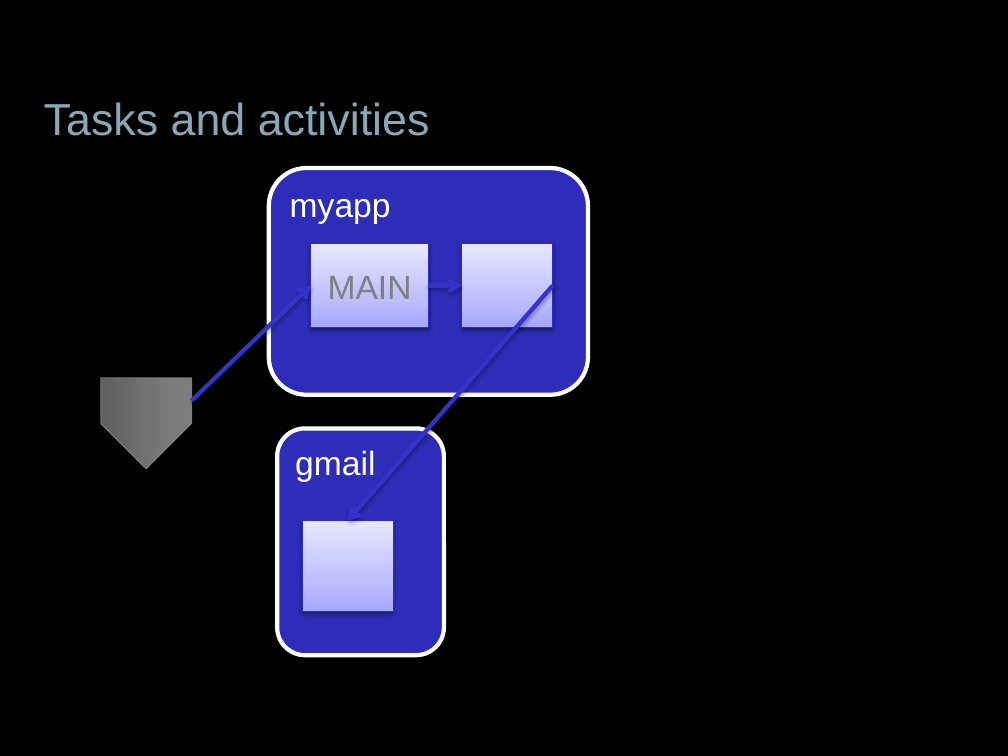
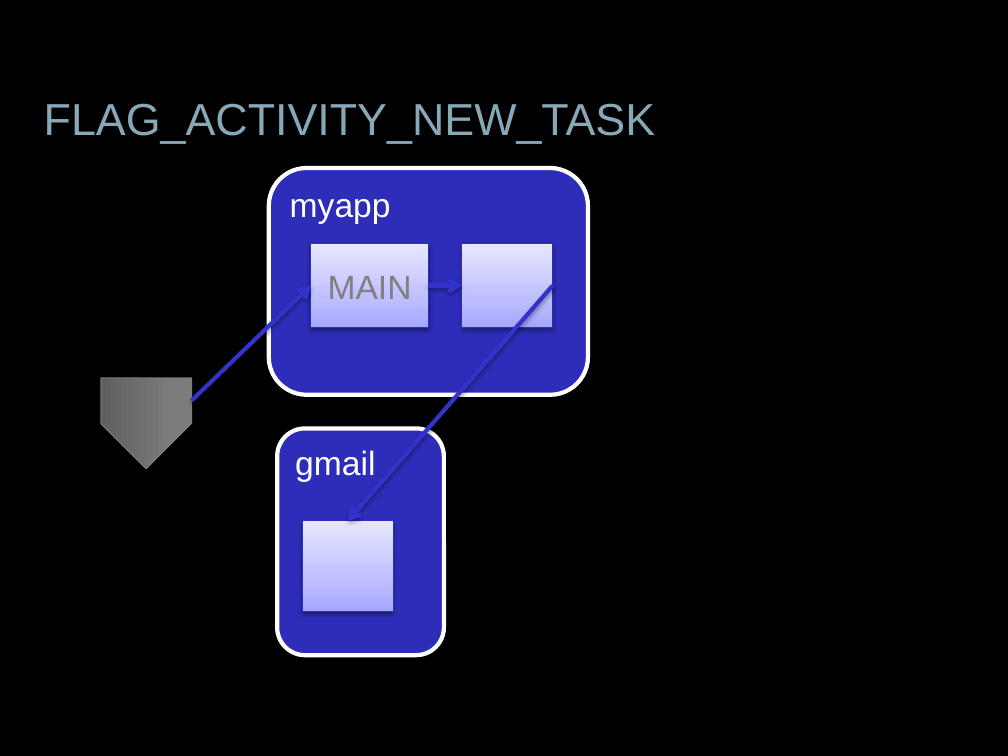
Before and after one commit to jessitron/Tronsmit, a slide deck: slide 34 of presentations/DevTeach-Intents.pptx (slide 22 before the commit). Drawn at 1008x756 pixels with LibreOffice and Linux fonts; fonts in the diff are those of the drawing; background and template pictures are left out. Boxes give left, top, right and bottom in pixels: in the first picture for what was removed or moved away, otherwise in the second. Text is boxed around its words. In the diff, an @@ line names an element or a change of style, - is before the commit and + after.

```diff
--- a/presentations/DevTeach-Intents.pptx
+++ b/presentations/DevTeach-Intents.pptx
@@ title at [44, 103, 655, 144]: text changed @@
-Tasks and activities
+FLAG_ACTIVITY_NEW_TASK
```
Also in this commit, not shown: 12 other slides changed, 13 slides added, 1 slide removed, 3 other files.
